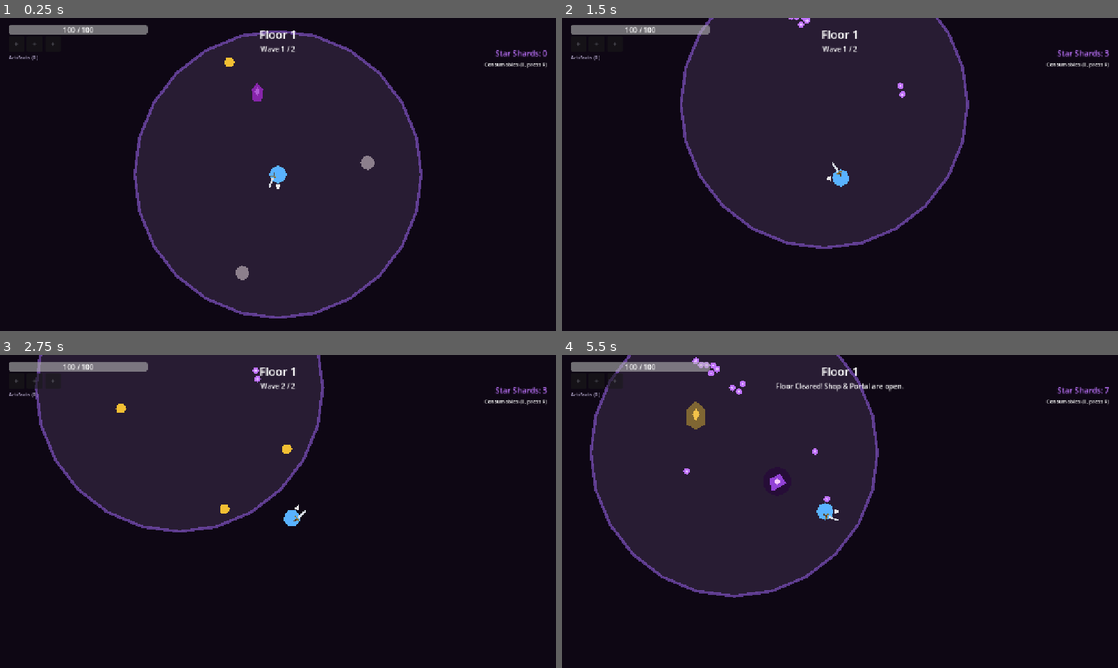
Above: before the commit, frames 1-4 (two rows, left to right).
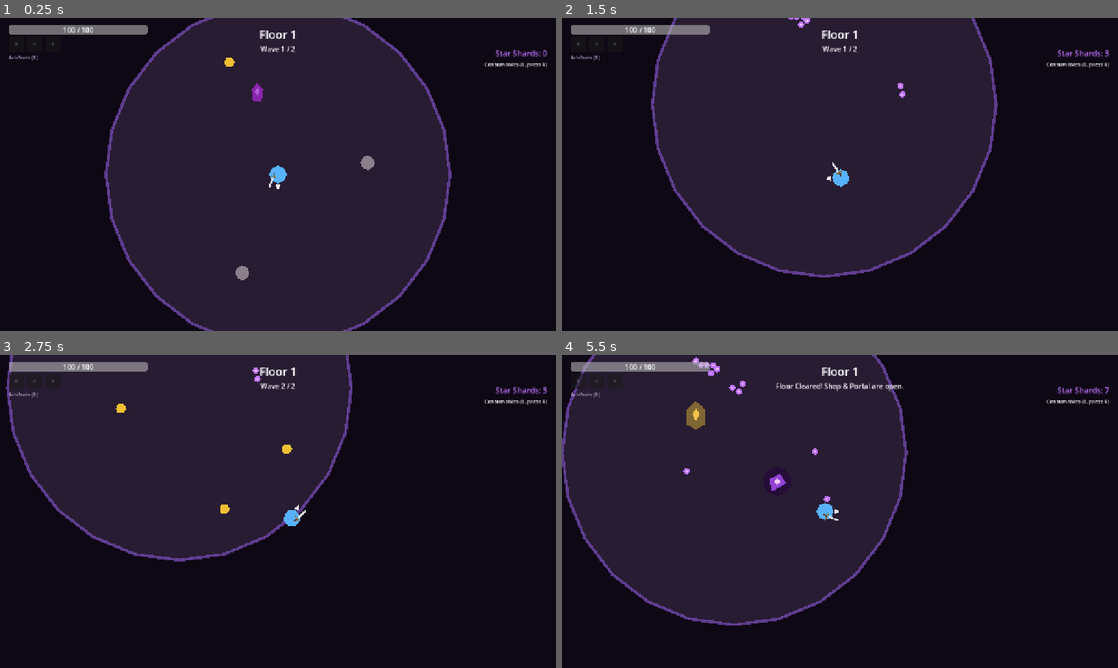
Above: after the commit, the same moments.

Repository: tommarziali-jpg/game_cloude_3.0
Game: Godot game, scene res://scenes/tower/Tower.tscn
Same seed, same stepped clock (60 frames per second), same inputs: the game is played once before the commit and once after it. This scene is started directly instead of the project's main scene.
Inputs (mouse positions are in pixels of both pictures, inside the frame that each line leads up to):
- Up to frame 1 (0.25 s): no input
- Up to frame 2 (1.5 s): tap R (use_consumable) at 0.5, 1.25 s; move the mouse to (962, 158) at 0.52 s; hold D (move_right) 0.53-1.25 s; click (962, 158) at 0.6 s; drag from (728, 190) to (856, 168) at 1.27 s
- Up to frame 3 (2.75 s): tap R (use_consumable) at 2 s; move the mouse to (333, 442) at 2.02 s; hold D (move_right) from 2.03 s (still down); tap Space (dash) at 2.1 s
- Up to frame 4 (5.5 s): release D (move_right) at 2.75 s; tap R (use_consumable) at 2.75, 3.5, 4.25 s; drag from (812, 574) to (817, 380) at 2.77 s; move the mouse to (1006, 558) at 3.52 s; hold A (move_left) 3.53-4.25 s; tap E (use_ability) at 3.6 s; drag from (673, 464) to (689, 355) at 4.27 s; move the mouse to (867, 511) at 5.02 s; hold S (move_down) from 5.03 s (still down); click (867, 511) at 5.1 s

The runs differ from the first frame. In frame 1, 16% of the frame differs, in the area x 18-82%, y 0-100%; in frame 2, 12%; in frame 3, 9.6%; in frame 4, 12%.

Commit message:
Enlarge tower arena visuals

Diff:
--- a/scenes/tower/Tower.tscn
+++ b/scenes/tower/Tower.tscn
@@ -19,10 +19,10 @@
 
 [node name="Ground" type="Polygon2D" parent="."]
 color = Color(0.16, 0.11, 0.2, 1)
-polygon = PackedVector2Array(300.00, 0.00, 289.78, 77.65, 259.81, 150.00, 212.13, 212.13, 150.00, 259.81, 77.65, 289.78, 0.00, 300.00, -77.65, 289.78, -150.00, 259.81, -212.13, 212.13, -259.81, 150.00, -289.78, 77.65, -300.00, 0.00, -289.78, -77.65, -259.81, -150.00, -212.13, -212.13, -150.00, -259.81, -77.65, -289.78, -0.00, -300.00, 77.65, -289.78, 150.00, -259.81, 212.13, -212.13, 259.81, -150.00, 289.78, -77.65)
+polygon = PackedVector2Array(360.00, 0.00, 347.73, 93.17, 311.77, 180.00, 254.56, 254.56, 180.00, 311.77, 93.17, 347.73, 0.00, 360.00, -93.17, 347.73, -180.00, 311.77, -254.56, 254.56, -311.77, 180.00, -347.73, 93.17, -360.00, 0.00, -347.73, -93.17, -311.77, -180.00, -254.56, -254.56, -180.00, -311.77, -93.17, -347.73, -0.00, -360.00, 93.17, -347.73, 180.00, -311.77, 254.56, -254.56, 311.77, -180.00, 347.73, -93.17)
 
 [node name="GroundRing" type="Line2D" parent="."]
-points = PackedVector2Array(300.00, 0.00, 289.78, 77.65, 259.81, 150.00, 212.13, 212.13, 150.00, 259.81, 77.65, 289.78, 0.00, 300.00, -77.65, 289.78, -150.00, 259.81, -212.13, 212.13, -259.81, 150.00, -289.78, 77.65, -300.00, 0.00, -289.78, -77.65, -259.81, -150.00, -212.13, -212.13, -150.00, -259.81, -77.65, -289.78, -0.00, -300.00, 77.65, -289.78, 150.00, -259.81, 212.13, -212.13, 259.81, -150.00, 289.78, -77.65, 300.00, 0.00)
+points = PackedVector2Array(360.00, 0.00, 347.73, 93.17, 311.77, 180.00, 254.56, 254.56, 180.00, 311.77, 93.17, 347.73, 0.00, 360.00, -93.17, 347.73, -180.00, 311.77, -254.56, 254.56, -311.77, 180.00, -347.73, 93.17, -360.00, 0.00, -347.73, -93.17, -311.77, -180.00, -254.56, -254.56, -180.00, -311.77, -93.17, -347.73, -0.00, -360.00, 93.17, -347.73, 180.00, -311.77, 254.56, -254.56, 311.77, -180.00, 347.73, -93.17, 360.00, 0.00)
 closed = true
 width = 6.0
 default_color = Color(0.55, 0.35, 0.85, 0.6)
